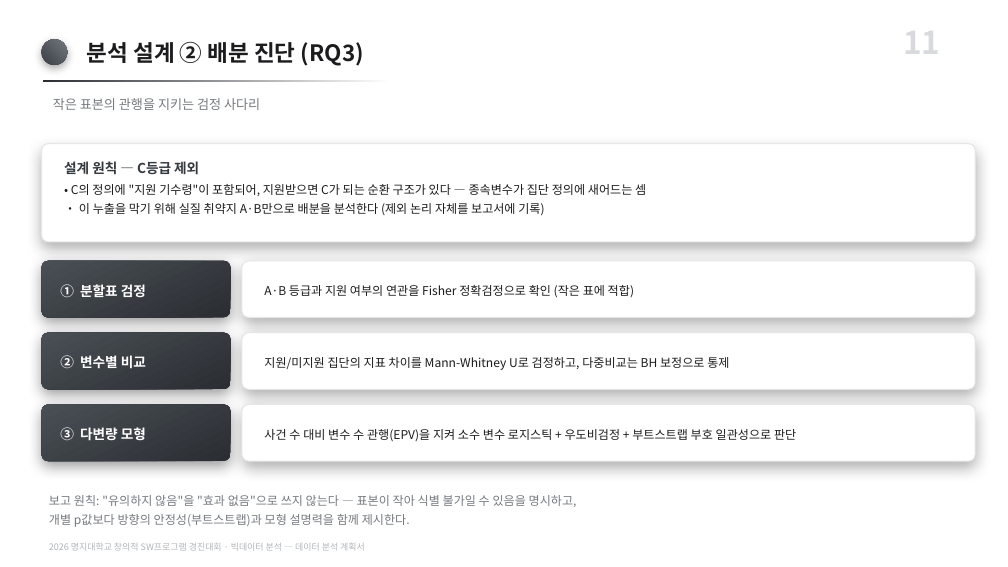
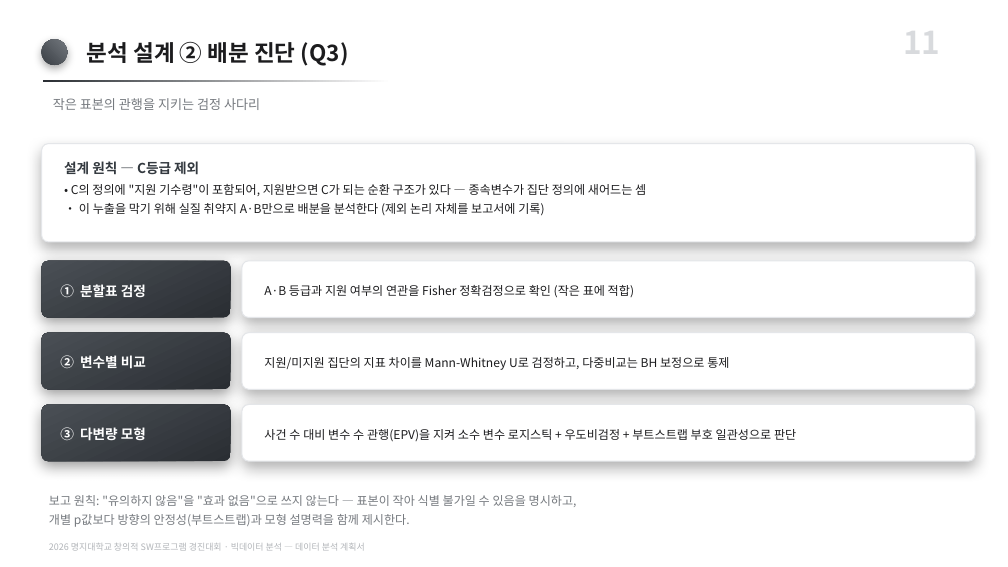
Before and after one commit to karvvan/maternity-care-policy-audit, a slide deck: slide 11 of 04_제출물/데이터분석_계획서.pptx. Drawn at 1008x567 pixels with LibreOffice and Linux fonts; fonts in the diff are those of the drawing. Boxes give left, top, right and bottom in pixels: in the first picture for what was removed or moved away, otherwise in the second. Text is boxed around its words. In the diff, an @@ line names an element or a change of style, - is before the commit and + after.

Commit message:
계획서 PPT 반영 — 희소성 논거 + 용어 정리
- 용어 정리(연구→프로젝트, 연구 질문→핵심 질문, RQ→Q) 문단 17개 적용.
- 희소성 논거를 '검증 타겟 2 — 배분 단계' 카드에 별도 항목으로 추가.
  처음엔 '왜 지금' 카드 마지막 줄에 이어 붙어 한 줄로 뭉쳤고 글머리표도
  빠졌다. 주제가 맞는 배분 카드로 옮기고 항목을 분리해 바로잡았다.
- PPT_패치에 insert_bullet_before() 추가. 문단 XML을 복제해 끼워 넣으므로
  서식이 유지된다. 문장을 기존 문단에 이어 붙이면 뭉치는 문제를 없앤다.
- 생성기도 같은 자리로 동기화해 재생성 시 되돌아가지 않게 함.

대표자가 직접 고친 문구(검증 타겟 1/2, '왜 지금, 데이터 분석이 필요한가?',
발단 제목 등) 전부 보존 확인.

```diff
--- a/04_제출물/데이터분석_계획서.pptx
+++ b/04_제출물/데이터분석_계획서.pptx
@@ text at (87,41,349,66): text changed @@
-분석 설계 ② 배분 진단 (RQ3)
+분석 설계 ② 배분 진단 (Q3)
```
Also in this commit, not shown: 8 other slides changed, 3 other files.
